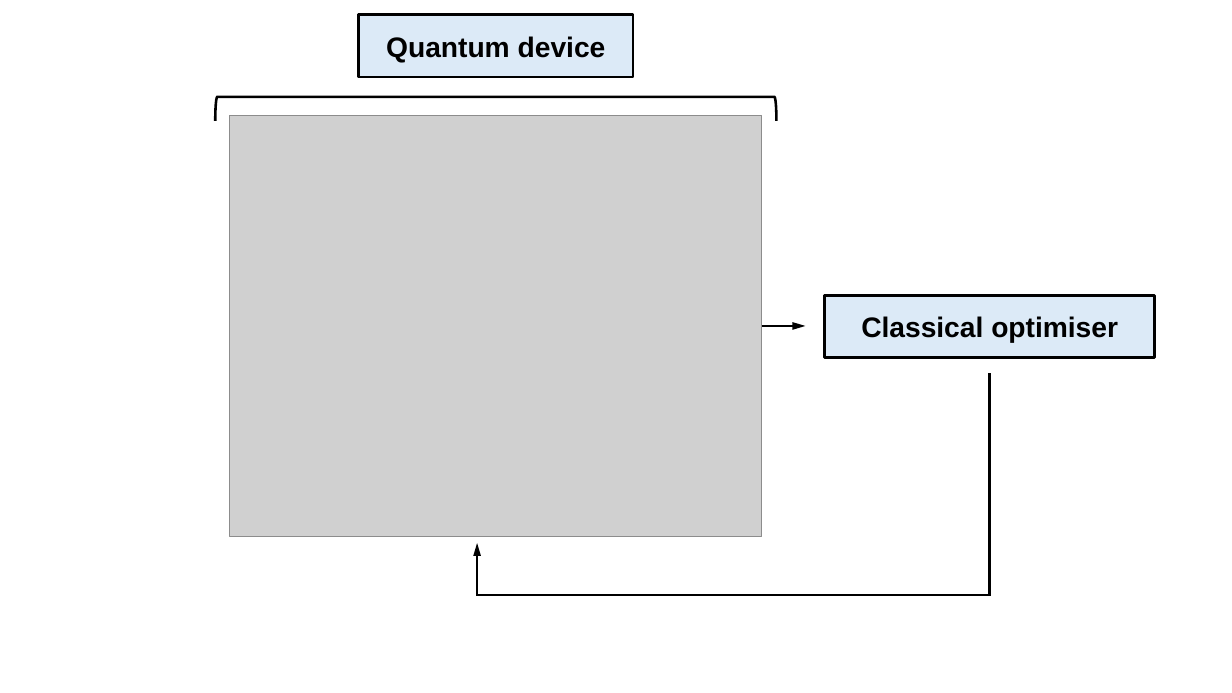
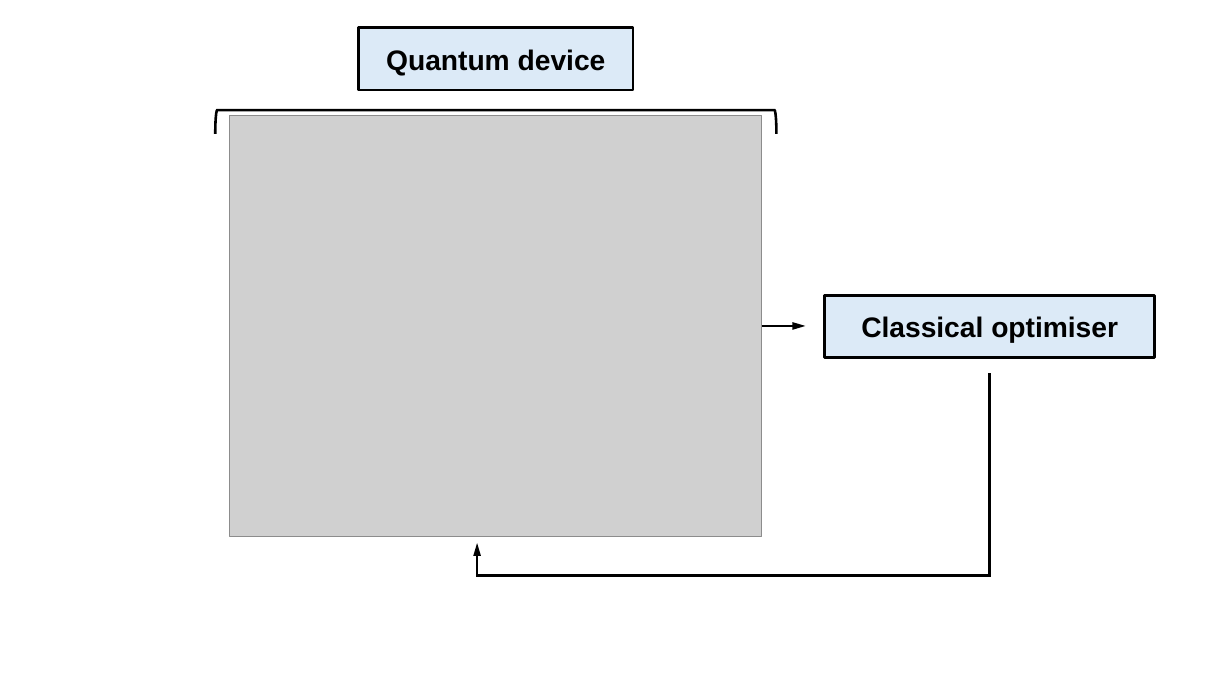
Before and after one commit to haoran-ye/pulse_VQE_entanglement, a slide deck: slide 2 of Thesis/Synthetic figures for thesis.pptx. Drawn at 1232x693 pixels with LibreOffice and Linux fonts; fonts in the diff are those of the drawing; grey boxes stand for pictures. Boxes give left, top, right and bottom in pixels: in the first picture for what was removed or moved away, otherwise in the second. Text is boxed around its words. In the diff, an @@ line names an element or a change of style, - is before the commit and + after.

```diff
--- a/Thesis/Synthetic figures for thesis.pptx
+++ b/Thesis/Synthetic figures for thesis.pptx
@@ rectangle "Quantum device": place and size @@
-rectangle "Quantum device" at [359,15,633,78]
+rectangle "Quantum device" at [359,28,633,91]
@@ left bracket: place and size @@
-left bracket at [216,97,777,121]
+left bracket at [216,110,777,134]
@@ elbow arrow (990, 373) - (477, 543): route changed @@
```
Also in this commit, not shown: 2 slides added, 19 other files.
